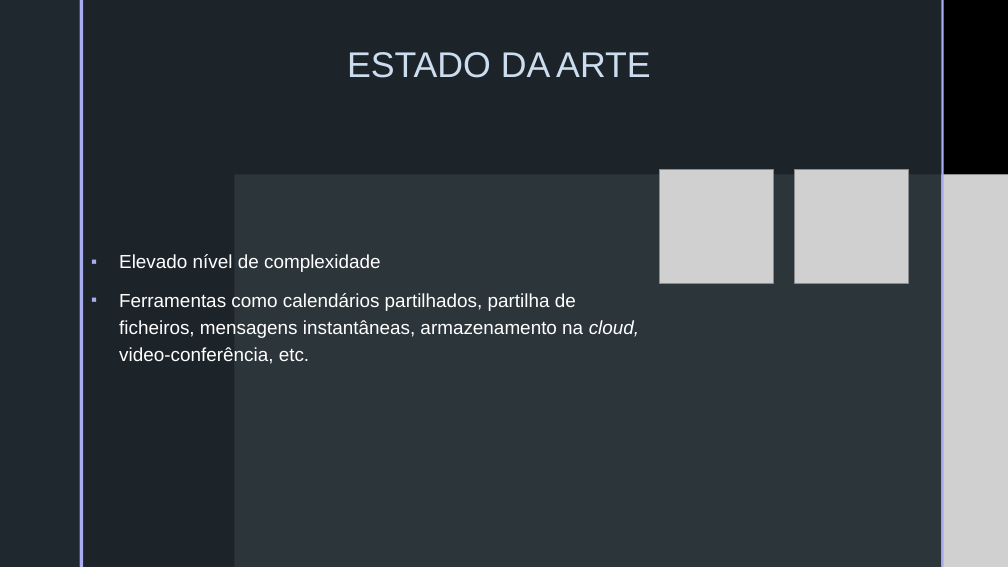
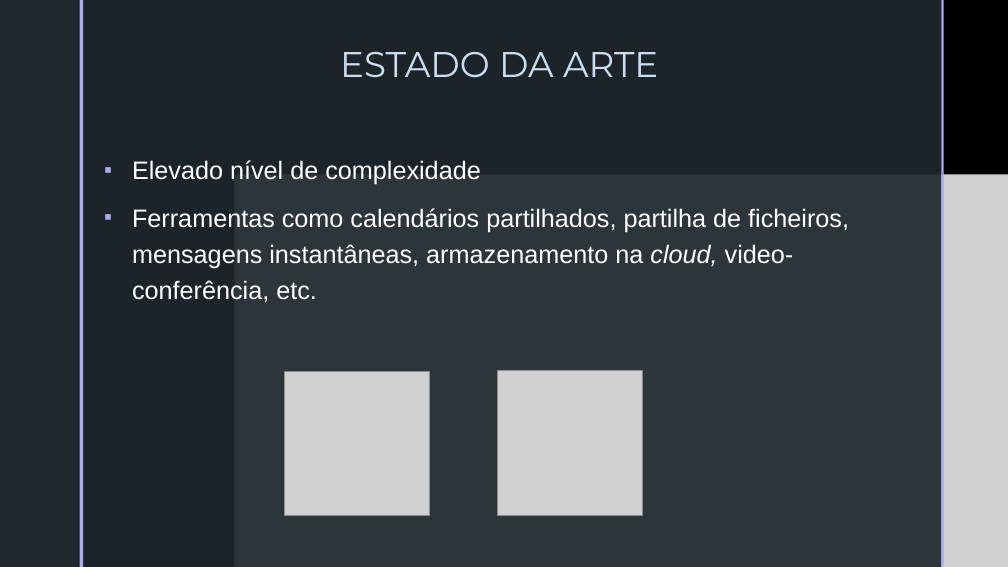
Before and after one commit to PedrcSantos/PS, a slide deck: slide 4 of ApresentacaoFinal.pptx. Drawn at 1008x567 pixels with LibreOffice and Linux fonts; fonts in the diff are those of the drawing; grey boxes stand for pictures; background and template pictures are left out. Boxes give left, top, right and bottom in pixels: in the first picture for what was removed or moved away, otherwise in the second. Text is boxed around its words. In the diff, an @@ line names an element or a change of style, - is before the commit and + after.

```diff
--- a/ApresentacaoFinal.pptx
+++ b/ApresentacaoFinal.pptx
@@ title "ESTADO DA ARTE" at [340, 52, 658, 77]: font Arial to Montserrat @@
@@ text "Elevado nível de complexidade": place and size @@
-text "Elevado nível de complexidade" at [119, 254, 639, 364]
+text "Elevado nível de complexidade" at [132, 160, 849, 303]
@@ text "Elevado nível de complexidade" at [132, 160, 849, 303]: size 18 to 24 pt @@
@@ picture: place and size @@
-picture at [659, 169, 774, 284]
+picture at [285, 371, 430, 516]
@@ picture: place and size @@
-picture at [795, 169, 909, 284]
+picture at [498, 371, 642, 515]
```
Also in this commit, not shown: 3 other slides changed, 3 slides added.
